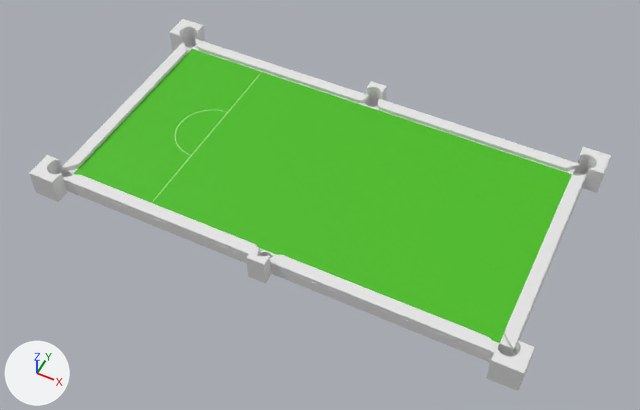
What one commit did to the Blender file Sources/Blender/newTable.blend.
Both versions are drawn from a 50 mm camera at (2.18, -4.41, 5.13) aimed at (0.06, -0.17, -0.16). Arrows for +X, +Y and +Z are at lower left; the lights stay in place.

The first picture shows 'BottomCushion', 'CornerPot', 'Cube.001', 'Cube.002', 'PlayingArea', 'SideCornerCushion', 'SidePot'.
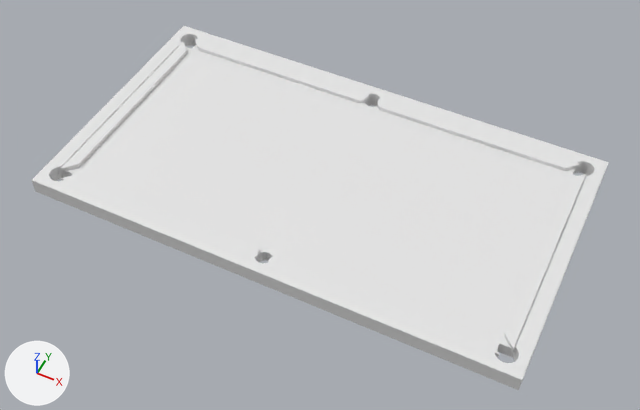
Boxes (x1, y1, x2, y2) around the edits, measured in the pictures (640 x 410 px):
'PlayingArea', recoloured (green to white)
    both: (73, 49, 572, 343)
'SideFrame', added
    after: (55, 32, 581, 377)
'SideCornerCushion', recoloured
    both: (61, 39, 580, 357)
'BottomFrame', added
    after: (50, 39, 601, 361)
'BottomCushion', recoloured
    both: (60, 42, 586, 351)
'CornerPot', mesh rescaled
    before: (29, 19, 611, 391)
    after: (32, 26, 609, 390)
'Cube.002', recoloured
    both: (65, 45, 575, 362)
'SidePot', mesh rescaled
    before: (246, 81, 387, 284)
    after: (245, 86, 387, 285)

Diff of the bpy script that builds the scene:
```diff
--- a/Sources/Blender/newTable.blend.py
+++ b/Sources/Blender/newTable.blend.py
@@ me_cube_001 @@
 me_cube_001.from_pydata(...)  # 8 vertices, 6 faces; spans x -1.78..1.78, y -0.89..0.89, z -0.1..0.0
-me_cube_001.materials.append(mat_material_001)  # picture img_playingarea_png
@@ me_cube_007 @@
 me_cube_007.from_pydata(...)  # 8 vertices, 6 faces; spans x -1.0..1.0, y -1.0..1.0, z -1.0..1.0
 # used by ob_cornerpot; location = (1.897, 1.002, 0.0); scale = (0.113, 0.113, 0.113)
+# me_cube_007 part 1: the whole mesh is scaled about its middle by (1, 1, 0.592), then moved by (0.0, 0.0, -0.3)
@@ me_cube @@
 me_cube.from_pydata(...)  # 8 vertices, 6 faces; spans x -1.0..1.0, y 0.0..2.0, z -1.0..1.0
 # used by ob_sidepot; location = (0.0, 0.995, 0.0); scale = (0.073, 0.0459, 0.113)
+# me_cube part 2: the whole mesh is scaled about its middle by (1, 1.3, 0.59), then moved by (0.0, 0.3, -0.29)
@@ me_cube_006 @@
+me_cube_006.from_pydata(...)  # a box spanning x -0.125..-0.007, y -0.115..0.115, z -0.067..0.067
@@ me_cube_005 @@
+me_cube_005.from_pydata(...)  # a box spanning x -0.86..0.86, y -0.06..0.06, z -0.12..0.12
@@ ob_bottomframe @@
+ob_bottomframe = bpy.data.objects.new('BottomFrame', me_cube_006)
+ob_bottomframe.location = (-1.885, 0.0, -0.033)
+ob_bottomframe.scale = (1.0, 7.73, 1.0)
+_m = ob_bottomframe.modifiers.new('Mirror', 'MIRROR')
+_m.mirror_object = ob_playingarea
@@ ob_sideframe @@
+ob_sideframe = bpy.data.objects.new('SideFrame', me_cube_005)
+ob_sideframe.location = (0.929, 1.054, -0.033)
+ob_sideframe.scale = (1.0, 1.0, 0.58)
+_m = ob_sideframe.modifiers.new('Mirror', 'MIRROR')
+_m.use_axis = (True, True, False)
+_m.mirror_object = ob_playingarea
```
